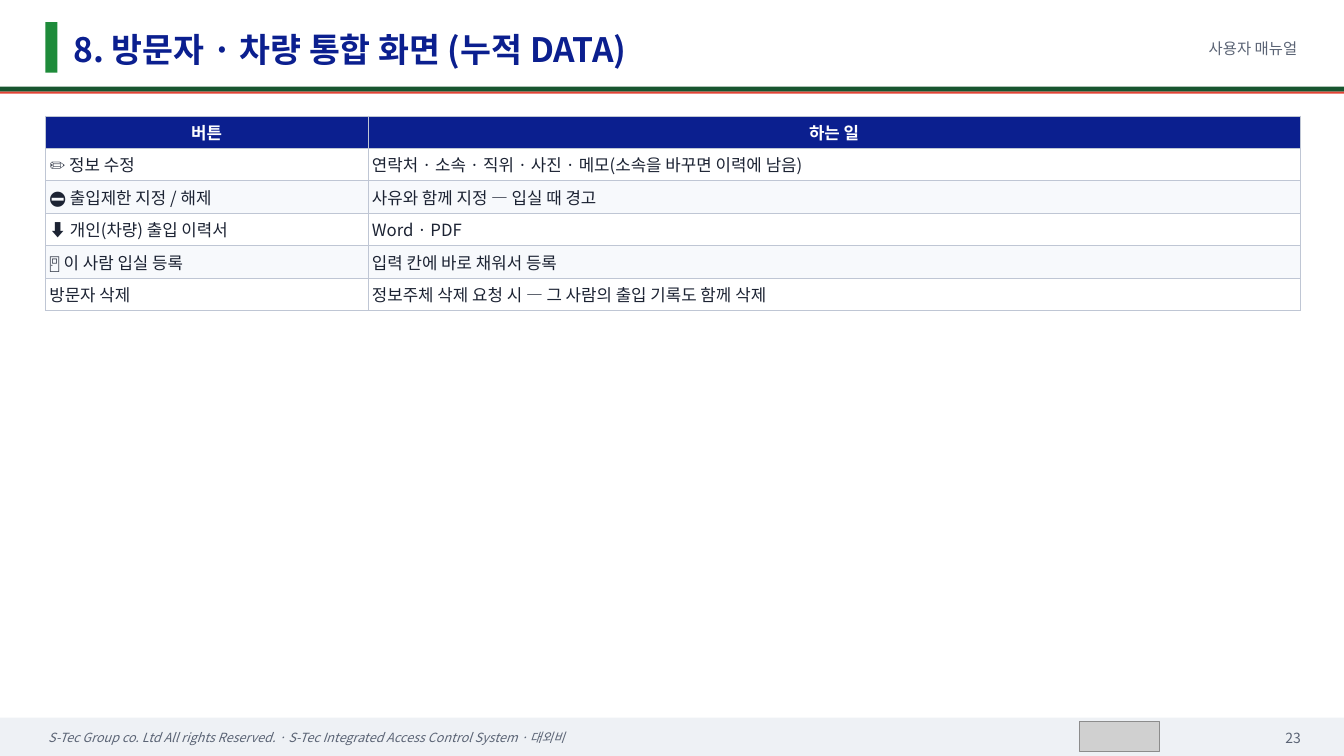
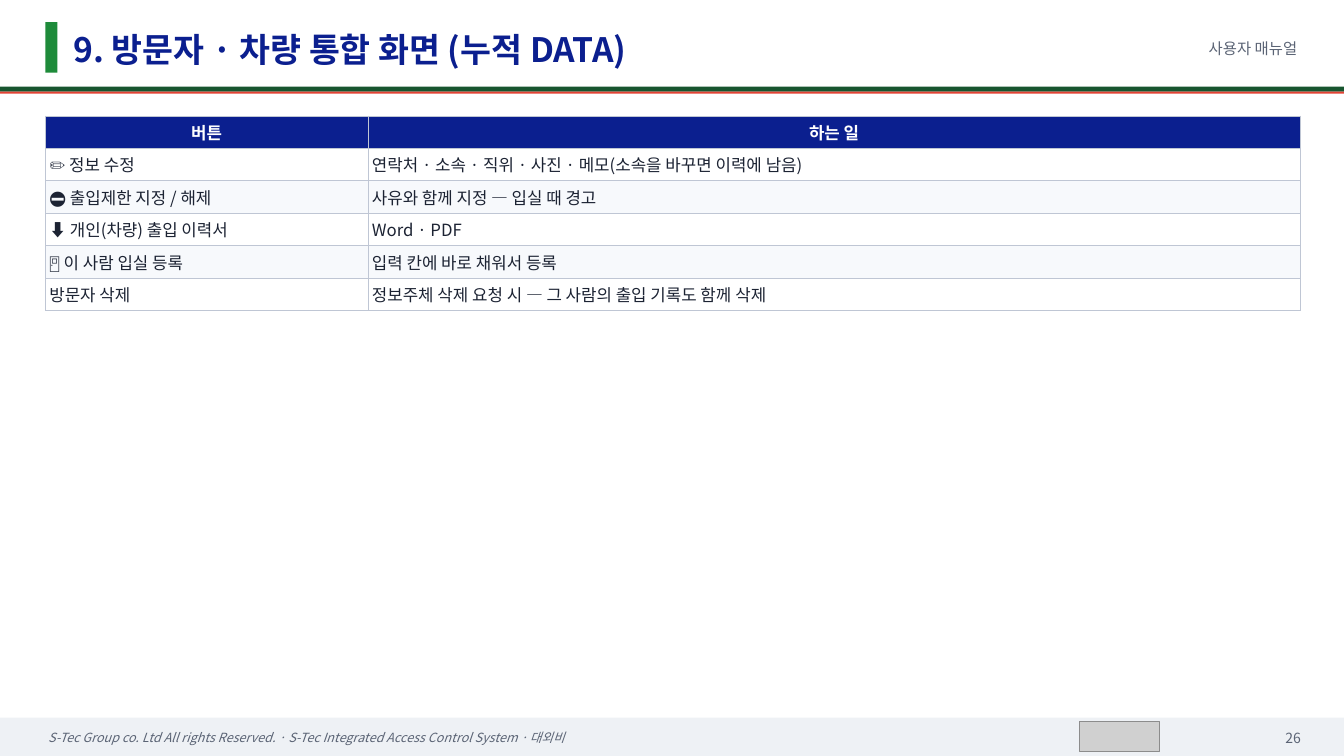
Before and after one commit to sadness500-boop/S-Tec-Integrated-Access-Control-System, a slide deck: slide 26 of docs/매뉴얼/에스텍_통합출입관리시스템_사용자매뉴얼.pptx (slide 23 before the commit). Drawn at 1344x756 pixels with LibreOffice and Linux fonts; fonts in the diff are those of the drawing; grey boxes stand for pictures. Boxes give left, top, right and bottom in pixels: in the first picture for what was removed or moved away, otherwise in the second. Text is boxed around its words. In the diff, an @@ line names an element or a change of style, - is before the commit and + after.

```diff
--- a/docs/매뉴얼/에스텍_통합출입관리시스템_사용자매뉴얼.pptx
+++ b/docs/매뉴얼/에스텍_통합출입관리시스템_사용자매뉴얼.pptx
@@ text at [73,33,626,69]: text changed @@
-8. 방문자 · 차량 통합 화면 (누적 DATA)
+9. 방문자 · 차량 통합 화면 (누적 DATA)
@@ text at [1285,732,1301,743]: text changed @@
-23
+26
```
Also in this commit, not shown: 36 other slides changed, 7 slides added, 28 other files.
